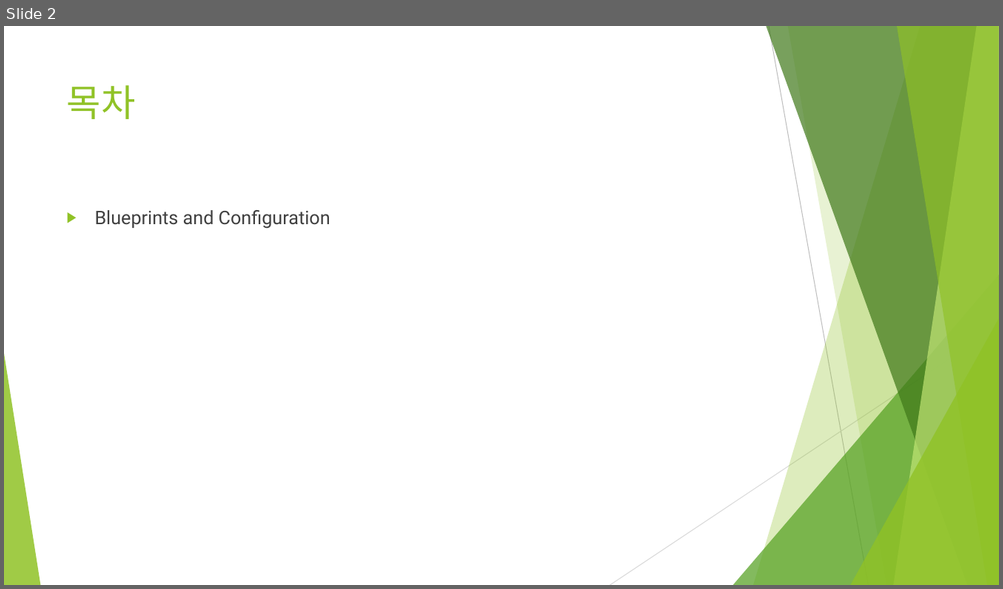
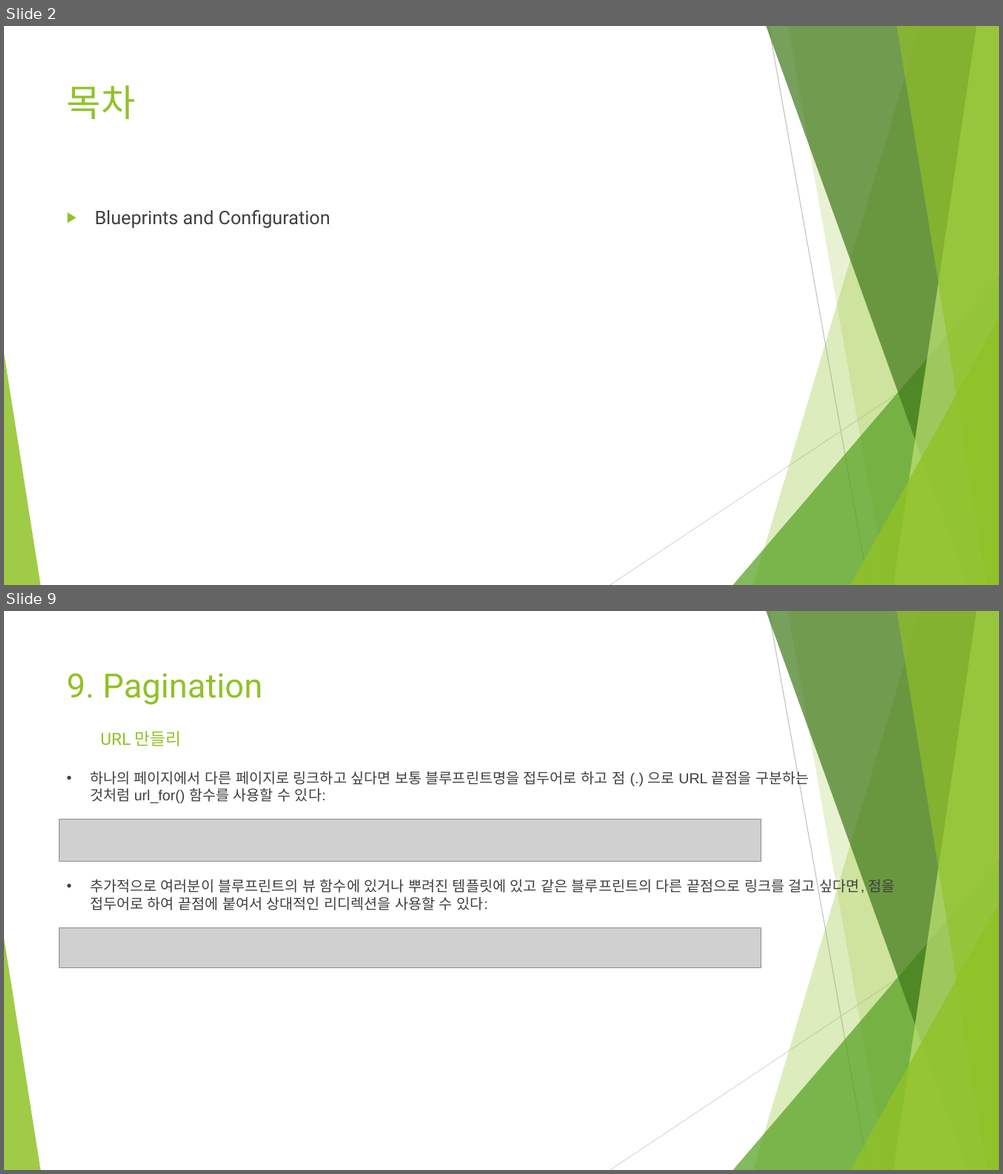
Before and after one commit to Heechul90/Flask, a slide deck: Study/11. Blueprints and Configuration/Blueprints and Configuration.pptx. Shown one above the other, each under a label of ours: slide 2 before the commit, slides 2 and 9 after it; the slides between them are not shown. The pictures are 1003x589 and 1003x1174 pixels, drawn with LibreOffice and Linux fonts; fonts in the diff are those of the drawing; grey boxes stand for pictures. Boxes give left, top, right and bottom in pixels: in the first picture for what was removed or moved away, otherwise in the second. Text is boxed around its words. In the diff, an @@ line names an element or a change of style, - is before the commit and + after.

```diff
--- a/Study/11. Blueprints and Configuration/Blueprints and Configuration.pptx
+++ b/Study/11. Blueprints and Configuration/Blueprints and Configuration.pptx
@@ slide 9 added at box(4, 611, 999, 1170), background #FFFFFF; not listed: 10 template elements that a slide beside it also shows @@
@@ rectangle added at box(4, 615, 19, 644), fill #FFFFFF @@
@@ rectangle added at box(4, 611, 19, 626), fill #FFFFFF @@
@@ title added at box(67, 673, 262, 705), 32.4 pt, text #90C226 @@
+9. Pagination
@@ text added at box(100, 731, 182, 746), 16.2 pt, text #90C226 @@
+URL 만들리
@@ text added at box(90, 769, 808, 803), 14 pt, text #404040 @@
+• 하나의 페이지에서 다른 페이지로 링크하고 싶다면 보통 블루프린트명을 접두어로 하고 점 (.) 으로 URL 끝점을 구분하는 것처럼 url_for() 함수를 사용할 수 있다:
@@ picture added at box(60, 820, 760, 863) @@
@@ text added at box(90, 877, 895, 911), 14 pt, text #404040 @@
+• 추가적으로 여러분이 블루프린트의 뷰 함수에 있거나 뿌려진 템플릿에 있고 같은 블루프린트의 다른 끝점으로 링크를 걸고 싶다면, 점을 접두어로 하여 끝점에 붙여서 상대적인 리디렉션을 사용할 수 있다:
@@ picture added at box(60, 929, 760, 968) @@
```
Also in this commit, not shown: 1 slide changed, 6 other slides added, 2 slides removed, 2 other files.
